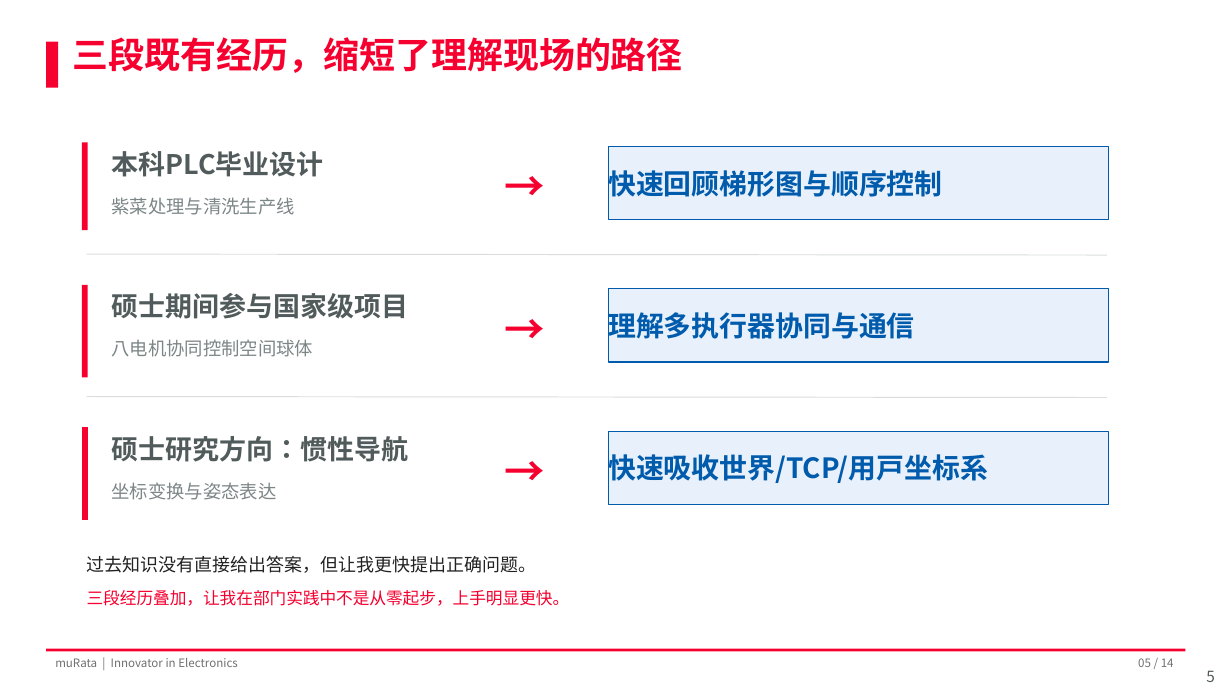
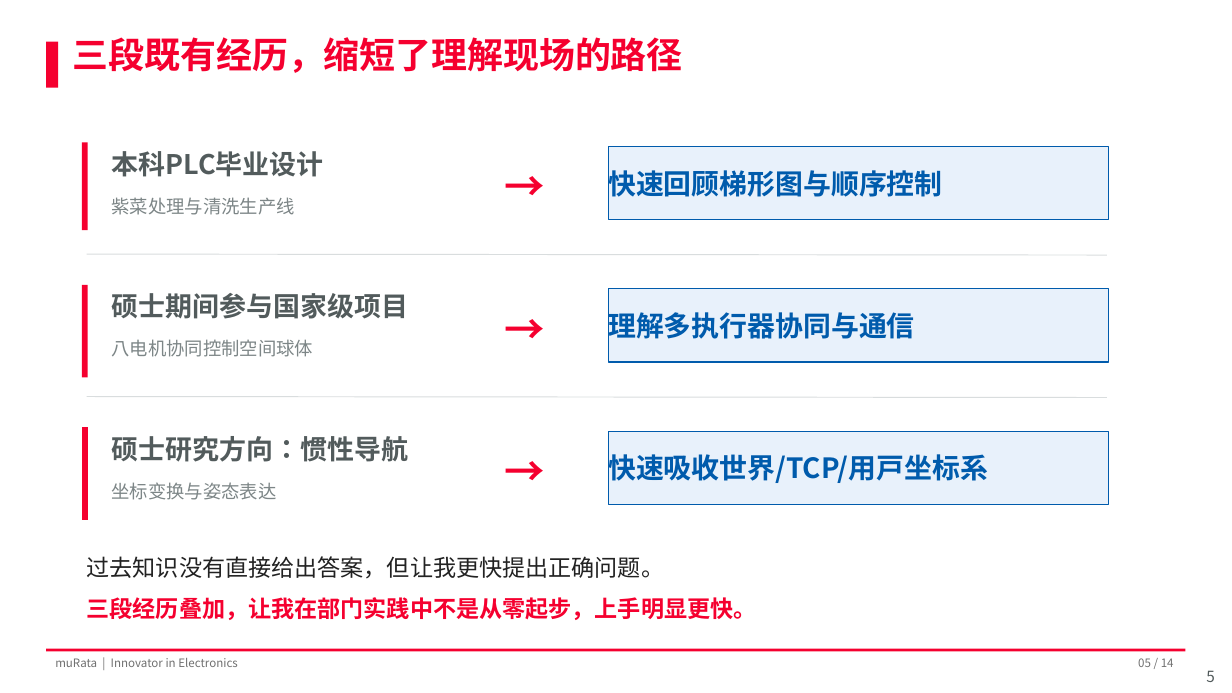
Before and after one commit to Zhang-Bo-glitch/muRata, a slide deck: slide 5 of 结业汇报.pptx. Drawn at 1232x693 pixels with LibreOffice and Linux fonts; fonts in the diff are those of the drawing; background and template pictures are left out. Boxes give left, top, right and bottom in pixels: in the first picture for what was removed or moved away, otherwise in the second. Text is boxed around its words. In the diff, an @@ line names an element or a change of style, - is before the commit and + after.

```diff
--- a/结业汇报.pptx
+++ b/结业汇报.pptx
@@ text "过去知识没有直接给出答案，但让我更快提出正确问题。" at (x1=87, y1=556, x2=757, y2=620): size 14 to 18 pt in "过去知识没有直接给出答案，但让我更快提出正确问题。"; size 13 to 18 pt, bold on in "三段经历叠加，让我在部门实践中不是从零起步，上手明显更快。" @@
```
Also in this commit, not shown: 7 other slides changed.
